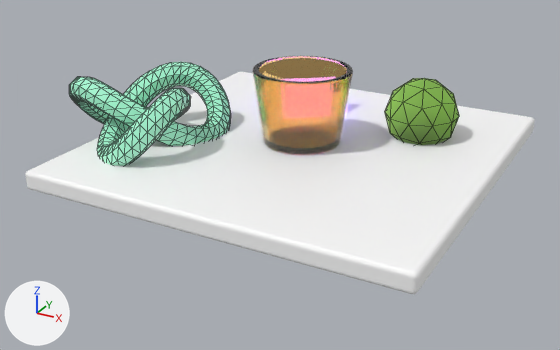
One commit to the glTF model static/cup.glb: the scene before it, then after it.
Before and after are seen from a camera (50 mm lens) standing at (4.38, -8.56, 3.73) and looking at (-0.18, -0.28, -0.41). Lighting does not change. The marker at lower left points along +X, +Y and +Z. Mesh edges are drawn as thin lines on the coarser meshes. Where no turn or scale is listed for an object, it has been applied to the vertices.
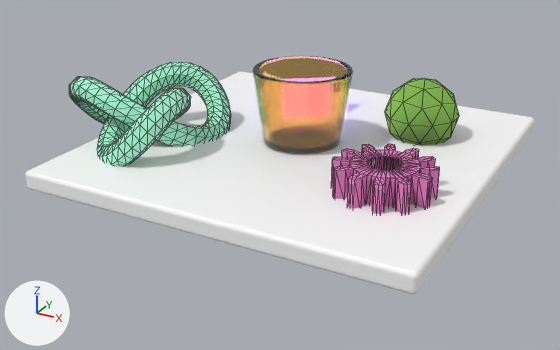
Boxes (x1, y1, x2, y2) around the edits, measured in the pictures (560 x 350 px):
'Gear', added (pink): after (331, 144, 440, 214)

What changed in the scene script:
```text
Add mat_material_005:
    mat_material_005 = principled_material('Material.005')
    mat_material_005.base_color = (0.8, 0.22, 0.55)  # pink #e781c4
    mat_material_005.roughness = 1.0
Add me_gear:
    me_gear.from_pydata(...)  # 336 vertices, 576 faces; spans x -0.589..0.589, y -0.589..0.589, z -0.2..0.2
    me_gear.materials.append(mat_material_005)  # pink #e781c4
Add ob_gear:
    ob_gear = bpy.data.objects.new('Gear', me_gear)
    ob_gear.location = (1.534, -0.934, 0.144)
```
